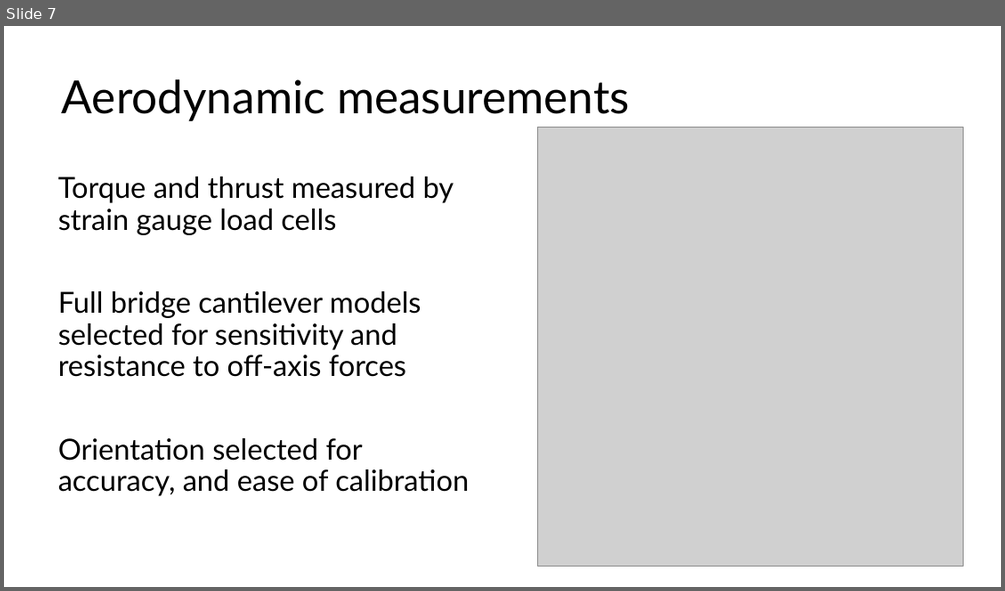
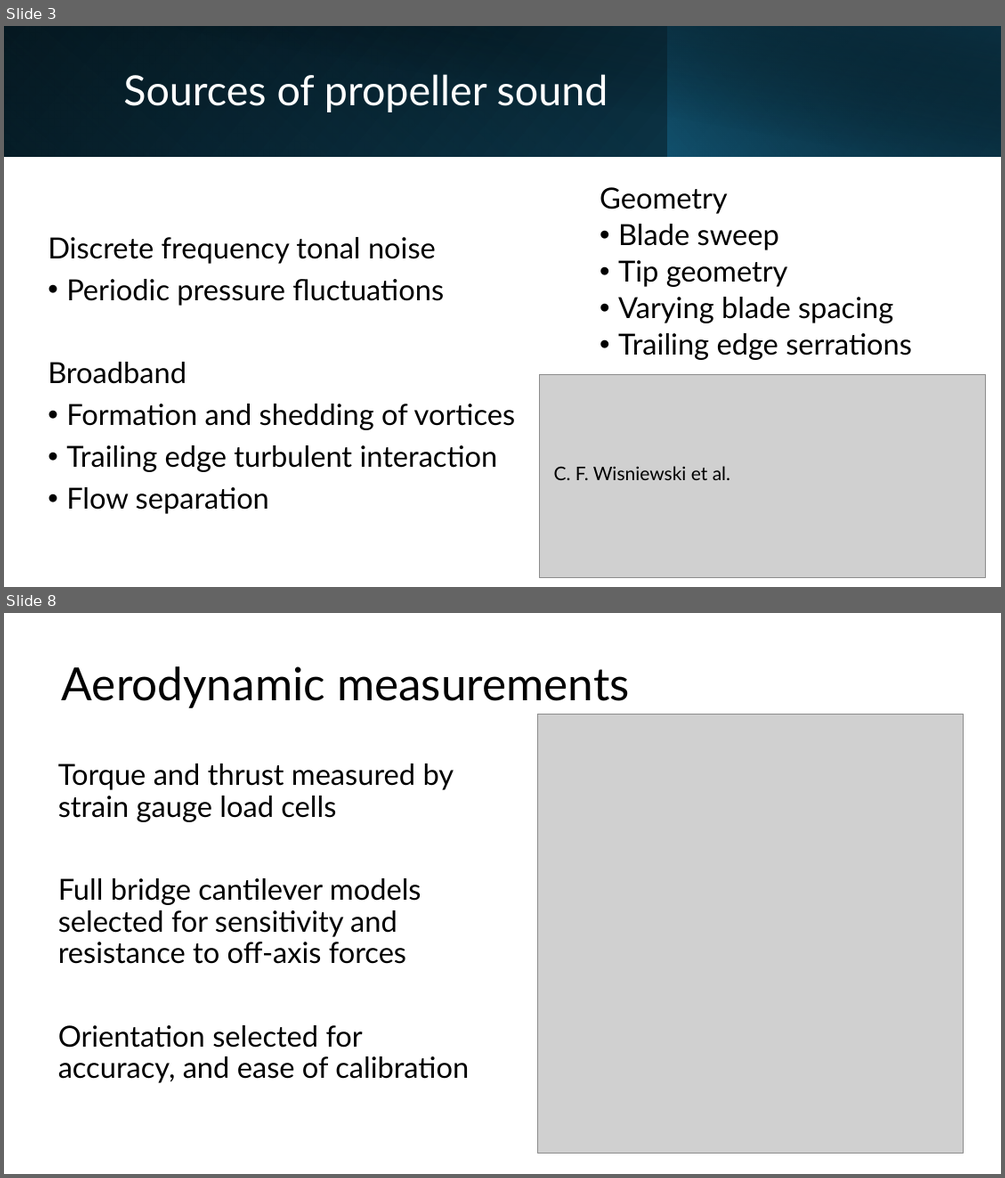
Before and after one commit to lpender3672/propeller-acoustics, a slide deck: deliverables/michaelmas_presentation.pptx. Shown one above the other, each under a label of ours: slide 7 before the commit, slides 3 and 8 after it; the slides between them are not shown. The pictures are 1005x591 and 1005x1178 pixels, drawn with LibreOffice and Linux fonts; fonts in the diff are those of the drawing; grey boxes stand for pictures. Boxes give left, top, right and bottom in pixels: in the first picture for what was removed or moved away, otherwise in the second. Text is boxed around its words. In the diff, an @@ line names an element or a change of style, - is before the commit and + after.

```diff
--- a/deliverables/michaelmas_presentation.pptx
+++ b/deliverables/michaelmas_presentation.pptx
@@ slide 3 added at [4,26,1001,587], background #FFFFFF @@
@@ rectangle added at [4,26,1001,156], fill gradient #000000 to #104862 @@
@@ rectangle added at [4,26,668,156], fill gradient #156082 to #0B3041 @@
@@ rectangle added at [41,26,1001,157], fill gradient #000000 to #0B3041 @@
@@ rectangle added at [667,26,1001,156], fill gradient #156082 to #000000 @@
@@ title added at [123,74,608,112], 40 pt, text #FFFFFF @@
+Sources of propeller sound
@@ text added at [599,187,912,360], 28 pt, text #000000 @@
+  Geometry
+  • Blade sweep
+  • Tip geometry
+  • Varying blade spacing
+  • Trailing edge serrations
@@ text added at [48,237,516,514], 28 pt, text #000000 @@
+Discrete frequency tonal noise
+• Periodic pressure fluctuations
+Broadband
+• Formation and shedding of vortices
+• Trailing edge turbulent interaction
+• Flow separation
@@ picture added at [540,375,986,578] @@
@@ text added at [554,466,730,480], 18 pt, text #000000 @@
+C. F. Wisniewski et al.
@@ what was slide 7 is now slide 8 @@
```
Also in this commit, not shown: 6 slides changed, 1 other slide added, 1 slide removed.
